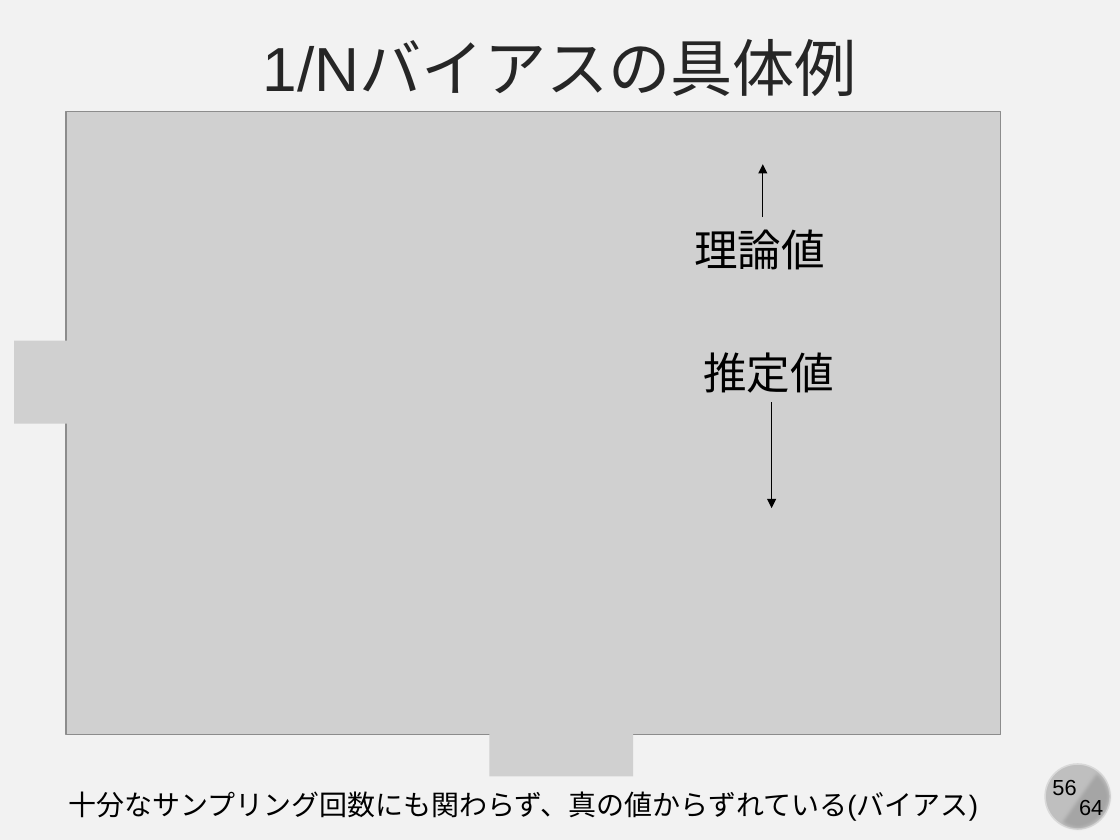
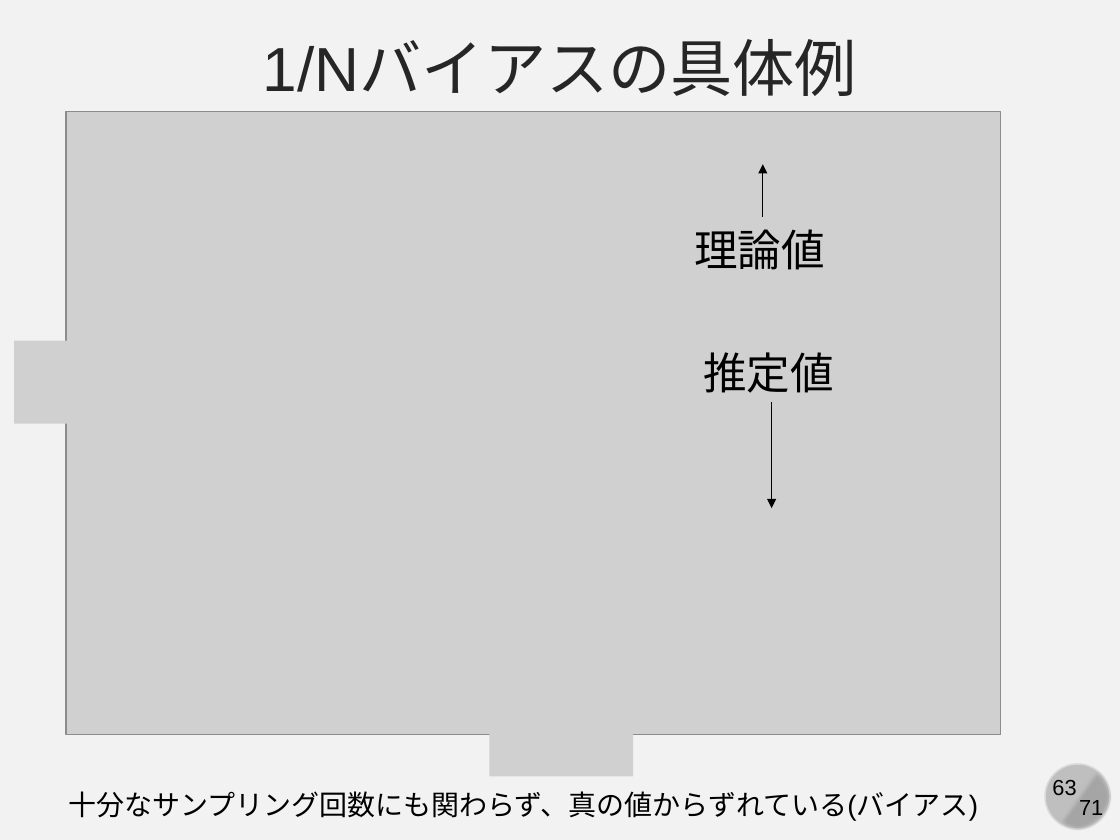
Before and after one commit to kaityo256/yamagata2022, a slide deck: slide 63 of 03_mc_advanced/yamagata03.pptx (slide 56 before the commit). Drawn at 1120x840 pixels with LibreOffice and Linux fonts; fonts in the diff are those of the drawing; grey boxes stand for pictures. Boxes give left, top, right and bottom in pixels: in the first picture for what was removed or moved away, otherwise in the second. Text is boxed around its words. In the diff, an @@ line names an element or a change of style, - is before the commit and + after.

```diff
--- a/03_mc_advanced/yamagata03.pptx
+++ b/03_mc_advanced/yamagata03.pptx
@@ page number at [1052, 780, 1076, 795]: text changed @@
-56
+63
@@ text at [1079, 800, 1103, 820]: text changed @@
-64
+71
```
Also in this commit, not shown: 63 other slides changed, 7 slides added.
